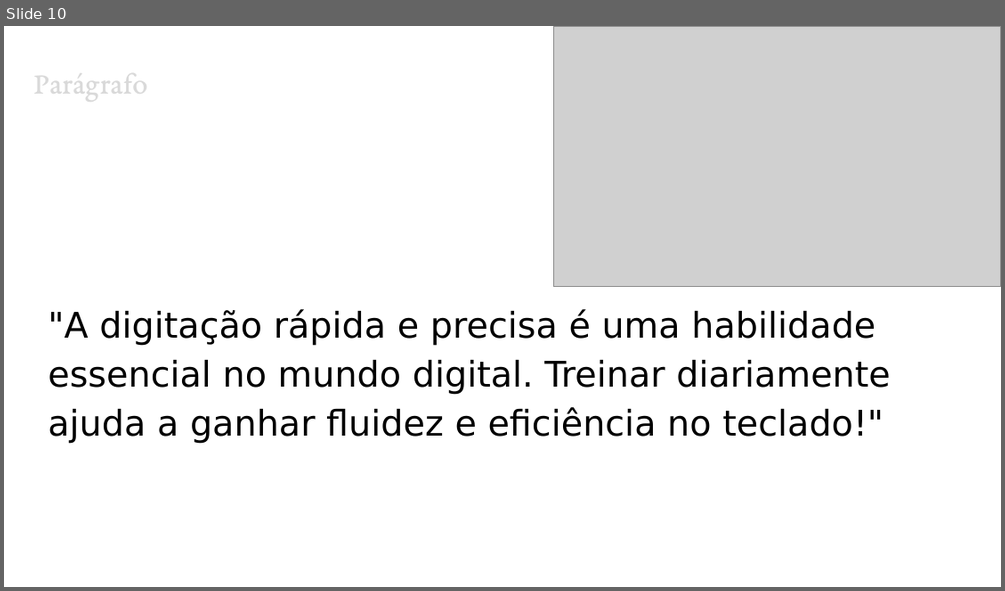
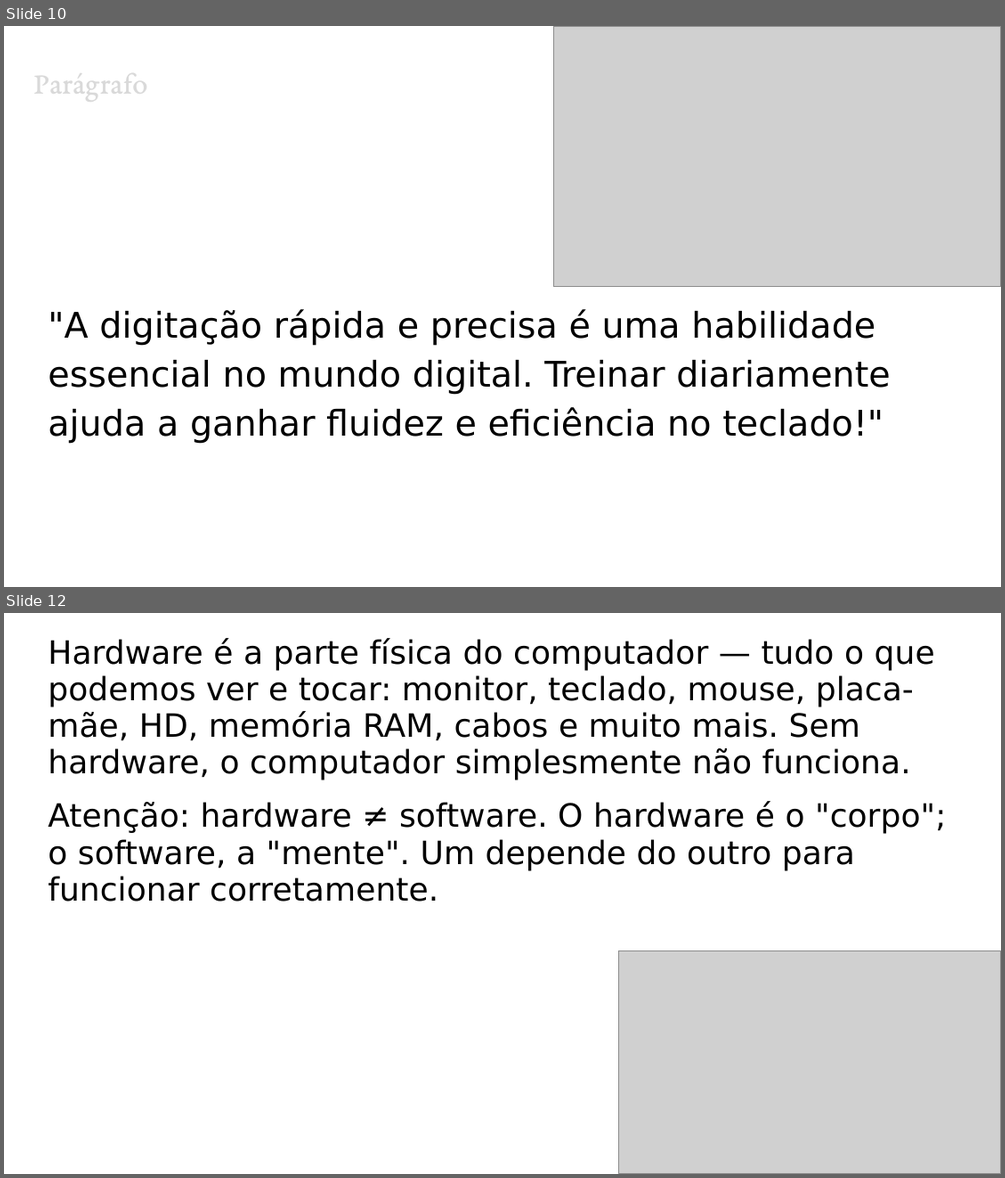
Before and after one commit to Eridhonson/professor, a slide deck: Windows/Windows - Aula 3 - Digitação no Teclado ABNT2.pptx. Shown one above the other, each under a label of ours: slide 10 before the commit, slides 10 and 12 after it; the slides between them are not shown. The pictures are 1005x591 and 1005x1178 pixels, drawn with LibreOffice and Linux fonts; fonts in the diff are those of the drawing; grey boxes stand for pictures. Boxes give left, top, right and bottom in pixels: in the first picture for what was removed or moved away, otherwise in the second. Text is boxed around its words. In the diff, an @@ line names an element or a change of style, - is before the commit and + after.

```diff
--- a/Windows/Windows - Aula 3 - Digitação no Teclado ABNT2.pptx
+++ b/Windows/Windows - Aula 3 - Digitação no Teclado ABNT2.pptx
@@ slide 12 added at (4,613,1001,1174), background #FFFFFF @@
@@ text added at (48,638,946,901), 23.2 pt, text #000000 @@
+Hardware é a parte física do computador — tudo o que podemos ver e tocar: monitor, teclado, mouse, placa-mãe, HD, memória RAM, cabos e muito mais. Sem hardware, o computador simplesmente não funciona.
+Atenção: hardware ≠ software. O hardware é o "corpo"; o software, a "mente". Um depende do outro para funcionar corretamente.
@@ picture added at (619,951,1001,1173) @@
```
Also in this commit, not shown: 8 other slides added.
